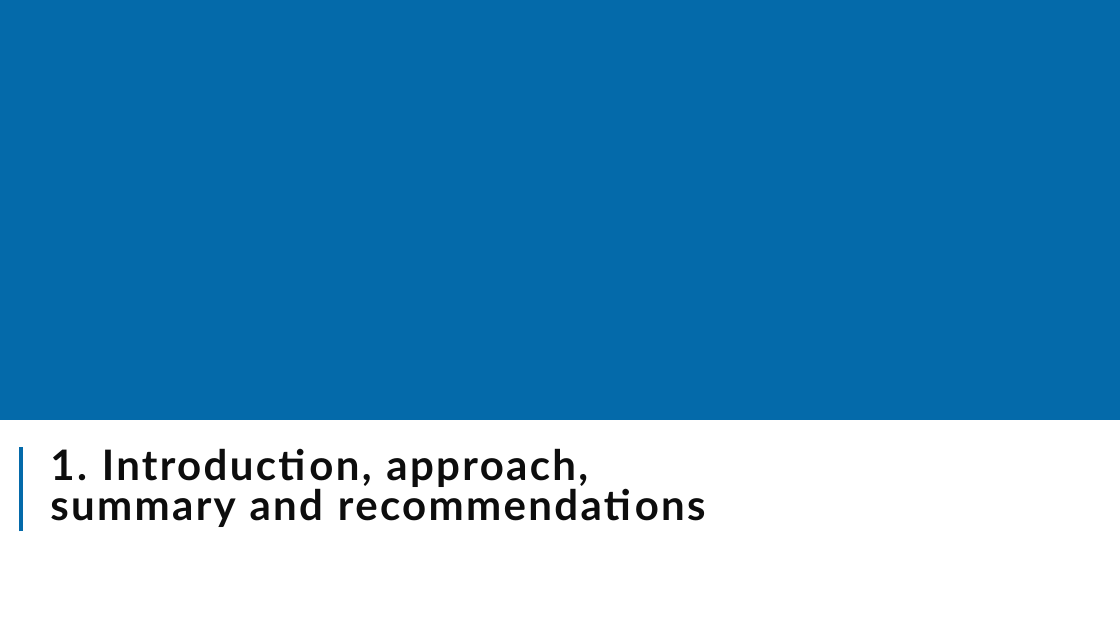
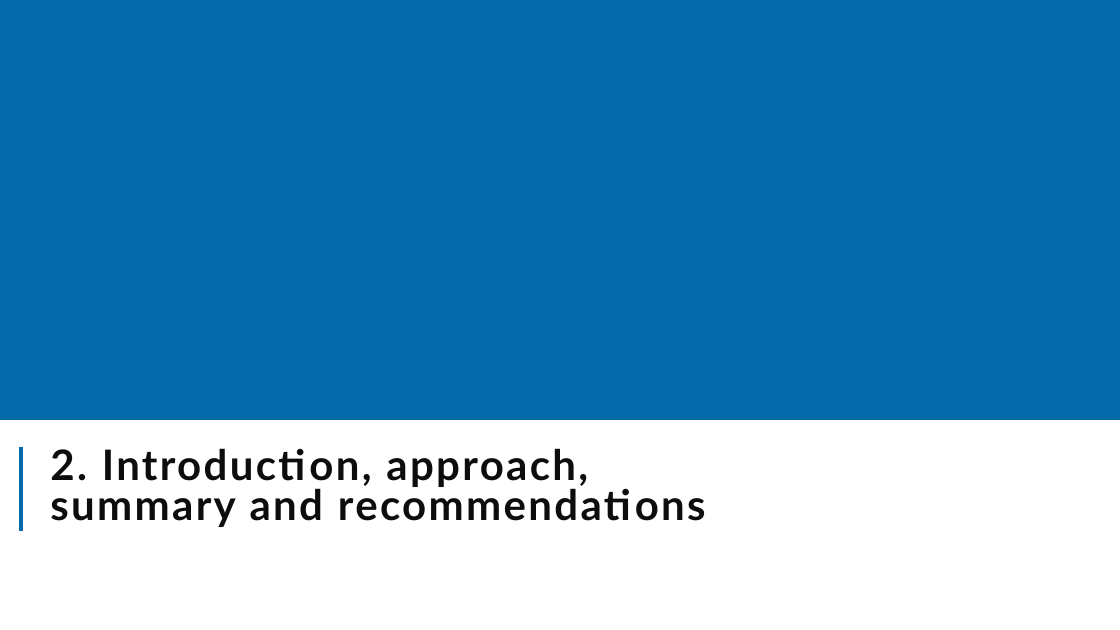
Before and after one commit to The-Strategy-Unit/nhp_sbr_impacts, a slide deck: slide 6 of NHP_SBR impacts_2024.pptx (slide 2 before the commit). Drawn at 1120x630 pixels with LibreOffice and Linux fonts; fonts in the diff are those of the drawing; background and template pictures are left out. Boxes give left, top, right and bottom in pixels: in the first picture for what was removed or moved away, otherwise in the second. Text is boxed around its words. In the diff, an @@ line names an element or a change of style, - is before the commit and + after.

Commit message:
Add/changes images to use in ppt render. Updated all text for presentation and latest render output.

```diff
--- a/NHP_SBR impacts_2024.pptx
+++ b/NHP_SBR impacts_2024.pptx
@@ title at (50,448,706,527): text changed @@
-1. Introduction, approach, summary and recommendations
+2. Introduction, approach, summary and recommendations
```
Also in this commit, not shown: 30 other slides changed, 10 slides added, 3 other files.
